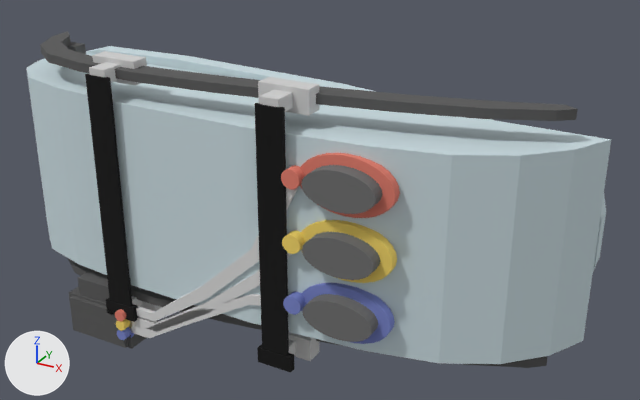
A saved change to the OBJ model CAD/web-model/framecue-assembly.obj.
Camera for both pictures: a 50 mm lens placed at (32.4, -33.0, 15.3), pointed at (15.6, -2.4, 0.0). Arrows for +X, +Y and +Z are at lower left; the lights stay in place. The first picture is the older version. Where no turn or scale is listed for an object, it has been applied to the vertices. Vertices at exactly the same position are counted once.

Names of what the first picture shows: 'framecue-assembly'.
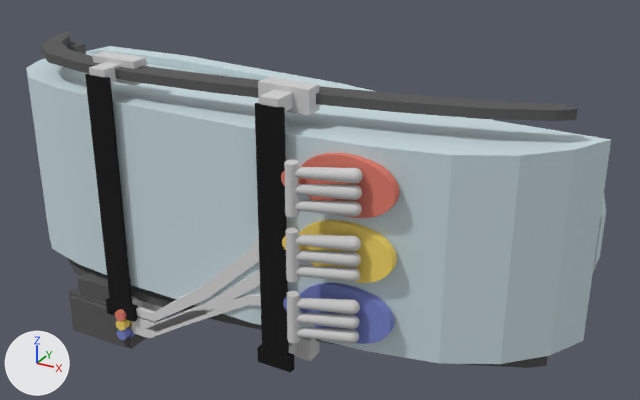
Location of each change, [x1, y1, x2, y2] in pixels of the pictures (640 x 400 px):
```json
{"part": 1, "of": "me_framecue_assembly", "change": "added", "after": [297, 312, 360, 329]}
{"part": 2, "of": "me_framecue_assembly", "change": "added", "after": [296, 250, 361, 267]}
{"part": 3, "of": "me_framecue_assembly", "change": "added", "after": [295, 184, 362, 200]}
{"part": 4, "of": "me_framecue_assembly", "change": "added", "after": [287, 291, 300, 343]}
{"part": 5, "of": "me_framecue_assembly", "change": "added", "after": [286, 227, 300, 282]}
{"part": 6, "of": "me_framecue_assembly", "change": "added", "after": [284, 160, 299, 217]}
{"part": 7, "of": "me_framecue_assembly", "change": "reshaped", "before": [301, 165, 382, 342], "after": [295, 167, 363, 344]}
```

The change, as JSON lines over the scene's bpy script:
```json
{"block": "me_framecue_assembly", "where": "# used by ob_framecue_assembly; location = (0.0, 0.0, 0.0)"}
{"op": "remove", "block": "me_framecue_assembly", "code": "me_framecue_assembly.from_pydata(...)  # 1225 vertices, 2304 faces; spans x 0.4..27.0, y -6.9..0.0, z -7.6..5.9"}
{"op": "add", "block": "me_framecue_assembly", "code": "me_framecue_assembly.from_pydata(...)  # 3199 vertices, 6216 faces; spans x 0.4..27.0, y -7.7..0.0, z -7.6..5.9"}
{"block": "me_framecue_assembly", "change": "me_framecue_assembly part 1: a new loose piece of 214 vertices spanning x 17.1..19.6, y -7.6..-6.3, z -3.0..-2.4, in mat_steel___satin (light grey #cfcfcf)"}
{"block": "me_framecue_assembly", "change": "me_framecue_assembly part 2: a new loose piece of 214 vertices spanning x 17.1..19.6, y -7.6..-6.3, z -0.3..0.3, in mat_steel___satin (light grey #cfcfcf)"}
{"block": "me_framecue_assembly", "change": "me_framecue_assembly part 3: a new loose piece of 214 vertices spanning x 17.1..19.6, y -7.6..-6.3, z 2.4..3.0, in mat_steel___satin (light grey #cfcfcf)"}
{"block": "me_framecue_assembly", "change": "me_framecue_assembly part 4: a new loose piece of 72 vertices spanning x 17.0..17.5, y -7.7..-7.2, z -3.7..-1.7, in mat_steel___satin (light grey #cfcfcf)"}
{"block": "me_framecue_assembly", "change": "me_framecue_assembly part 5: a new loose piece of 72 vertices spanning x 17.0..17.5, y -7.7..-7.2, z -1.0..1.0, in mat_steel___satin (light grey #cfcfcf)"}
{"block": "me_framecue_assembly", "change": "me_framecue_assembly part 6: a new loose piece of 72 vertices spanning x 17.0..17.5, y -7.7..-7.2, z 1.7..3.7, in mat_steel___satin (light grey #cfcfcf)"}
{"block": "me_framecue_assembly", "change": "me_framecue_assembly part 7: 162 vertices removed from x 17.3..20.3, y -6.9..-6.3, z -3.5..3.5; 1278 vertices added at x 17.1..19.6, y -7.6..-6.3, z -3.6..3.6"}
{"op": "remove", "block": "me_framecue_assembly", "code": "me_framecue_assembly.materials.append(mat_flux_soft_actuator)  # dark grey #6d6d6d"}
```
